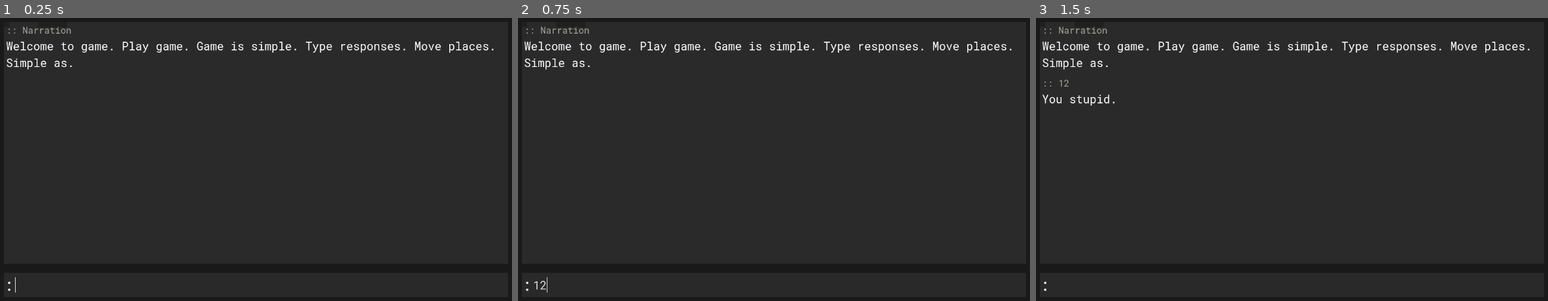
Above: before the commit, frames 1-3 (left to right).
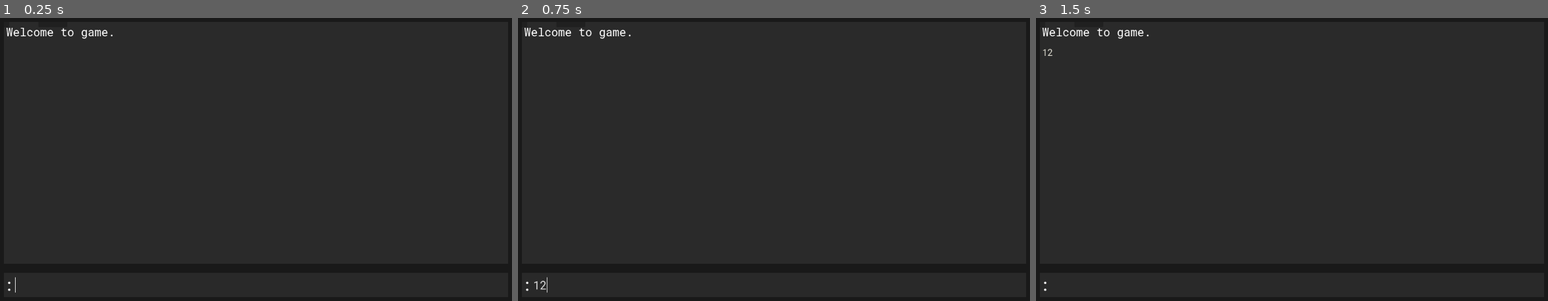
Above: after the commit, the same moments.

Repository: dubtcs/textbased
Game: Godot game, scene res://main.tscn
Two runs of this game, one before a commit and one after it. Both use one fixed random seed, a clock stepped at 60 frames per second and the inputs below.
Inputs (mouse positions are in pixels of both pictures, inside the frame that each line leads up to):
- Up to frame 1 (0.25 s): no input
- Up to frame 2 (0.75 s): click (779, 284) at 0.52 s; type "12" at 0.6 s
- Up to frame 3 (1.5 s): tap Enter at 1.25 s

The runs differ from the first frame. In frame 1, 1.5% of the frame differs, in the area x 1-97%, y 3-19%; in frame 2, 1.5%; in frame 3, 1.6%, in the area x 1-97%, y 3-31%.

Commit message:
History changes, area control functions

Diff:
--- a/Enums.gd
+++ b/Enums.gd
@@ -2,5 +2,5 @@
 
 enum RoomIcon { empty, bed, kitchen, stairs, lock, door, cook, mouse, cpu, circuit, home };
 enum RoomColor { none, red, blue, yellow, green };
-enum ActionType { invalid, 	movement, interaction };
+enum ActionType { invalid, 	movement, interaction, meta };
 enum MoveDirection { north, east, south, west };
--- a/GameLogic.gd
+++ b/GameLogic.gd
@@ -1,10 +1,13 @@
 extends Node
+class_name GameLogicController;
 
 const MAX_SPLITS: int = 1;
 
 const _commandKeywords: Dictionary = {
 	"enter" : Enums.ActionType.movement,
+	"go" 	: Enums.ActionType.movement,
 	"use"	: Enums.ActionType.interaction,
+	"@"		: Enums.ActionType.meta
 };
 
 func DeconstructCommand(cmd: String) -> PackedStringArray:
--- a/RoomControl.gd
+++ b/RoomControl.gd
@@ -1,18 +1,33 @@
 extends Node;
+class_name GameAreaController;
 
 const areaFolder: String = "res://world/areas/_use";
 
-@onready var areaNode: Node = $"Areas";
+var _areaInfo: Dictionary = {};
+var _currentArea: GameArea = null;
 
-var _areaInfo: Dictionary = {};
-var _currentArea: String = "";
+func GetArea() -> GameArea:
+	return _currentArea;
 
-func GetArea(name: String) -> GameArea:
+func FetchArea(name: String) -> GameArea:
 	if(_areaInfo.has(name)):
 		return _areaInfo[name].instance;
 	return null;
 
-func ProcessAreas() -> void:
+func ChangeArea(nam: String) -> bool:
+	if(_areaInfo.has(nam)):
+		_currentArea.visible = false;
+		_currentArea = _areaInfo[nam].instance;
+		_currentArea.visible = true;
+		return true;
+	return false;
+
+# PRIVATE
+
+func _ready() -> void:
+	_ProcessAreas();
+
+func _ProcessAreas() -> void:
 	var dir: DirAccess = DirAccess.open(areaFolder);
 	if (dir):
 		for filename: String in dir.get_files():
@@ -21,20 +36,12 @@
 				if(_areaInfo.has(id)):
 					printerr("Area ID already exists. " + id);
 					continue;
-				_currentArea = id;
 				var areaScene: PackedScene = load(areaFolder + "/" + filename);
 				var sceneInstance: Node = areaScene.instantiate();
 				_areaInfo[id] = {  };
 				_areaInfo[id].packedScene = areaScene;
 				_areaInfo[id].instance = sceneInstance;
+				_currentArea = sceneInstance;
 				sceneInstance.name = id;
-				areaNode.add_child(sceneInstance);
-	var ar: GameArea = GetArea("test_room");
-	print(ar.GetRoom(0,0).GetDescription());
-	print(ar.GetRoom(2,0).GetDescription());
-	print(ar.MoveTo(0,0));
-	print(ar.CanMove(Enums.MoveDirection.east));
-	print(ar.CanMove(Enums.MoveDirection.west));
-	print(ar.GetCurrentPosition());
-	ar.MoveInDirection(Enums.MoveDirection.east);
-	print(ar.GetCurrentPosition());
+				add_child(sceneInstance);
+				_currentArea.visible = false; # hide it
--- a/main.gd
+++ b/main.gd
@@ -1,19 +1,23 @@
 extends Control
 
-var HistoryNode: PackedScene = preload("res://ui/gameplay/moment.tscn");
+var HistoryNode: PackedScene 	= preload("res://ui/gameplay/moment.tscn");
+var _gameResponse: PackedScene 	= preload("res://ui/gameplay/GameResponse.tscn");
+var _playerText: PackedScene 	= preload("res://ui/gameplay/PlayerText.tscn");
 
 @export var maxHistoryLength: int = 25;
 @onready var historyContainer: VBoxContainer = $"PanelContainer/MarginContainer/VBoxContainer/Panel/MarginContainer/ScrollContainer/History";
-@onready var logic: Node = $"GameLogic";
-@onready var roomController: Node = $"RoomControl";
+@onready var _logic: GameLogicController = $"GameLogic";
+@onready var _areas: GameAreaController = $"AreaControl";
 
 var currentFloor: PackedScene = null;
 var floorRoot: Node = null;
 
 # intro message
 func _ready() -> void:
-	PushMessage("Welcome to game. Play game. Game is simple. Type responses. Move places. Simple as.");
-	roomController.ProcessAreas();
+	#PushMessage("Welcome to game. Use the '@' character to access meta commands such as save/load ans start new game.");
+	PushGameResponse("Welcome to game.");
+	_areas.ChangeArea("test_room");
+	_areas.GetArea().MoveTo(0,0);
 
 func CreateHistoryBlock(playerText: String, response: String) -> void:
 	var block: Node = HistoryNode.instantiate();
@@ -22,19 +26,54 @@
 	if (historyContainer.get_child_count() > maxHistoryLength):
 			historyContainer.get_child(0).queue_free();
 
+func PushResponseElement(element: ResponseElement) -> void:
+	historyContainer.add_child(element);
+	if (historyContainer.get_child_count() > maxHistoryLength):
+		historyContainer.get_child(0).queue_free();
+
+func PushPlayerInput(playerText: String) -> void:
+	var res: ResponseElement = _playerText.instantiate();
+	res.SetText(playerText);
+	PushResponseElement(res);
+
+func PushGameResponse(text: String) -> void:
+	var res: ResponseElement = _gameResponse.instantiate();
+	res.SetText(text);
+	PushResponseElement(res);
+
 func PushMessage(msg: String) -> void:
 	CreateHistoryBlock("Narration", msg);
 
 func AttemptMovement(cmds: PackedStringArray) -> bool:
-	if(cmds.size() >= 1):
-		return true;
+	if(cmds.size() >= 2):
+		cmds[1] = cmds[1].to_lower();
+		var dir: Enums.MoveDirection = Enums.MoveDirection.north;
+		if(cmds[1] == "north"):
+			dir = Enums.MoveDirection.north;
+		elif(cmds[1] == "east"):
+			dir = Enums.MoveDirection.east;
+		elif(cmds[1] == "south"):
+			dir = Enums.MoveDirection.south;
+		elif(cmds[1] == "west"):
+			dir = Enums.MoveDirection.west;
+		else:
+			return false;
+		return _areas.GetArea().MoveInDirection(dir);
 	return false;
+
+func HandleMeta() -> void:
+	_areas.ChangeArea("test_room");
 
 func ProcessPlayerInput(msg: String) -> void:
 	if (not msg.is_empty()):
-		var cmds: PackedStringArray = logic.DeconstructCommand(msg);
-		var inputType: Enums.ActionType = logic.ProcessInputType(cmds[0]);
+		PushPlayerInput(msg);
+		var cmds: PackedStringArray = _logic.DeconstructCommand(msg);
+		var inputType: Enums.ActionType = _logic.ProcessInputType(cmds[0]);
 		if(inputType == Enums.ActionType.movement):
-			AttemptMovement(cmds);
-		var response: String = logic.ProcessInput(msg);
-		CreateHistoryBlock(msg, response);
+			if(AttemptMovement(cmds)):
+				PushGameResponse("You " + cmds[0].to_lower() + " " + cmds[1]);
+			else:
+				PushGameResponse("You can't do that.");
+		elif(inputType == Enums.ActionType.meta):
+			HandleMeta();
+		#CreateHistoryBlock(msg, response);
--- a/main.tscn
+++ b/main.tscn
@@ -34,10 +34,8 @@
 [node name="GameLogic" type="Node" parent="."]
 script = ExtResource("3_vorft")
 
-[node name="RoomControl" type="Node" parent="."]
+[node name="AreaControl" type="Node" parent="."]
 script = ExtResource("4_24r7d")
-
-[node name="Areas" type="Node" parent="RoomControl"]
 
 [node name="PanelContainer" type="PanelContainer" parent="."]
 layout_mode = 1
--- /dev/null
+++ b/ui/gameplay/GameResponse.tscn
@@ -0,0 +1,13 @@
+[gd_scene load_steps=2 format=3 uid="uid://b3j3iwt0n1tqb"]
+
+[ext_resource type="Script" path="res://ui/gameplay/ResponseElement.gd" id="1_4kjhe"]
+
+[node name="Label" type="Label"]
+anchors_preset = 10
+anchor_right = 1.0
+offset_bottom = 23.0
+grow_horizontal = 2
+theme_override_font_sizes/font_size = 25
+text = "This is a game response."
+autowrap_mode = 2
+script = ExtResource("1_4kjhe")
--- a/ui/gameplay/History.gd
+++ /dev/null
@@ -1,9 +0,0 @@
-extends VBoxContainer
-
-#@onready var bar: VScrollBar = get_v_scroll_bar();
-
-#func _ready() -> void:
-	#bar.changed.connect(CorrectScrollMax);
-#
-#func CorrectScrollMax() -> void:
-	#bar.scroll_vertical = bar.max_value;
--- /dev/null
+++ b/ui/gameplay/PlayerText.tscn
@@ -0,0 +1,15 @@
+[gd_scene load_steps=2 format=3 uid="uid://w8lji5w6p80f"]
+
+[ext_resource type="Script" path="res://ui/gameplay/ResponseElement.gd" id="1_60853"]
+
+[node name="Label" type="Label"]
+anchors_preset = 10
+anchor_right = 1.0
+offset_bottom = 28.0
+grow_horizontal = 2
+size_flags_horizontal = 3
+theme_override_colors/font_color = Color(0.866667, 0.858824, 0.815686, 1)
+theme_override_font_sizes/font_size = 20
+text = "This is a player response.This is a player response.This is a player response.This is a player response.This is a player response.This is a player response.This is a player response.This is a player response.This is a player response.This is a player response.This is a player response.This is a player response.This is a player response.This is a player response.This is a player response.This is a player response.This is a player response.This is a player response.This is a player response.This is a player response.This is a player response.This is a player response.This is a player response."
+autowrap_mode = 2
+script = ExtResource("1_60853")
--- /dev/null
+++ b/ui/gameplay/ResponseElement.gd
@@ -0,0 +1,5 @@
+extends Label
+class_name ResponseElement;
+
+func SetText(str: String) -> void:
+	text = str;
--- a/world/areas/GameArea.gd
+++ b/world/areas/GameArea.gd
@@ -16,6 +16,9 @@
 
 func GetRoom(x: int, y: int) -> GameRoom:
 	var pos: Vector2 = Vector2(x, y);
+	return GetRoomVec(pos);
+
+func GetRoomVec(pos: Vector2) -> GameRoom:
 	if(_mapInfo.has(pos)):
 		return _mapInfo[pos].instance;
 	return null;
